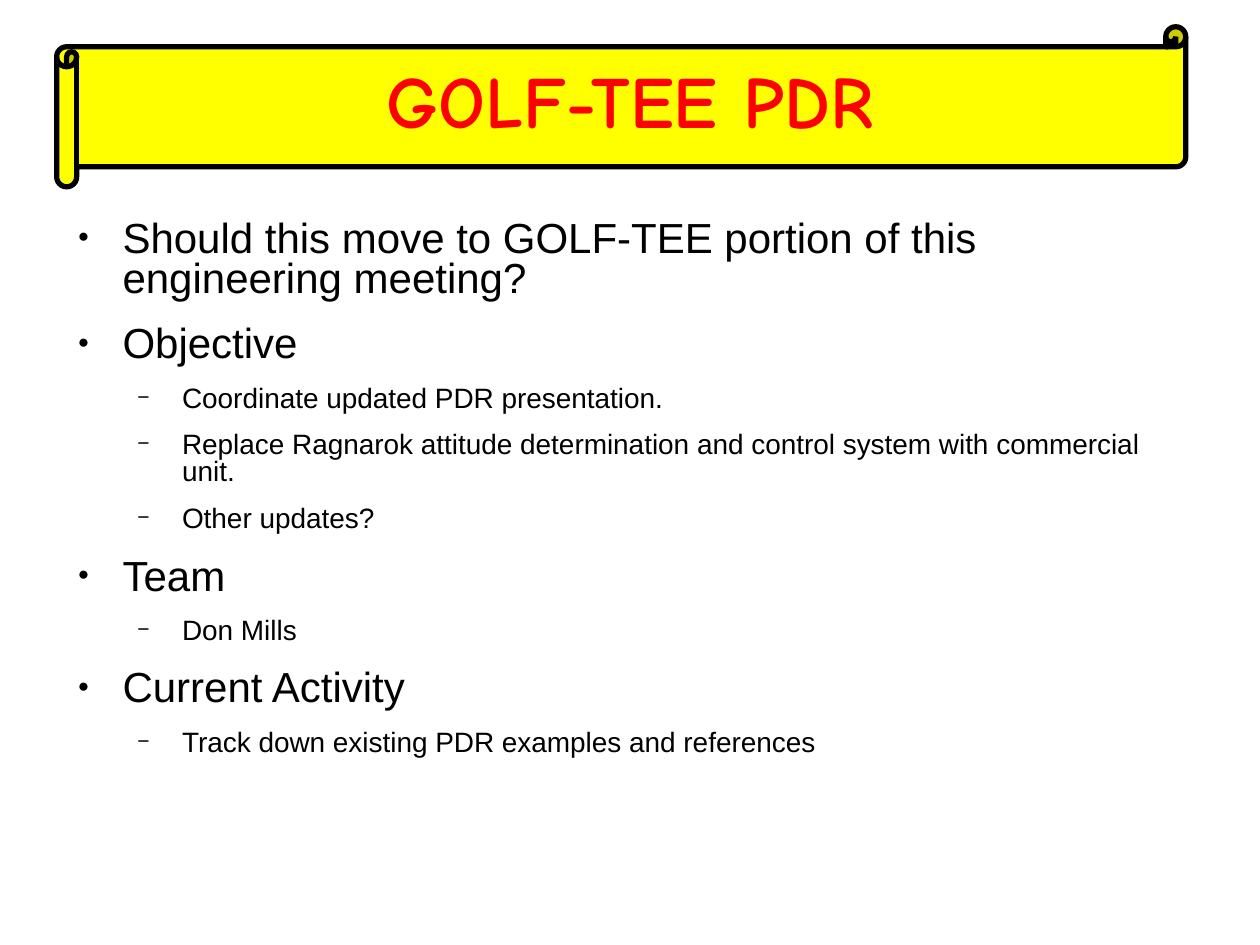
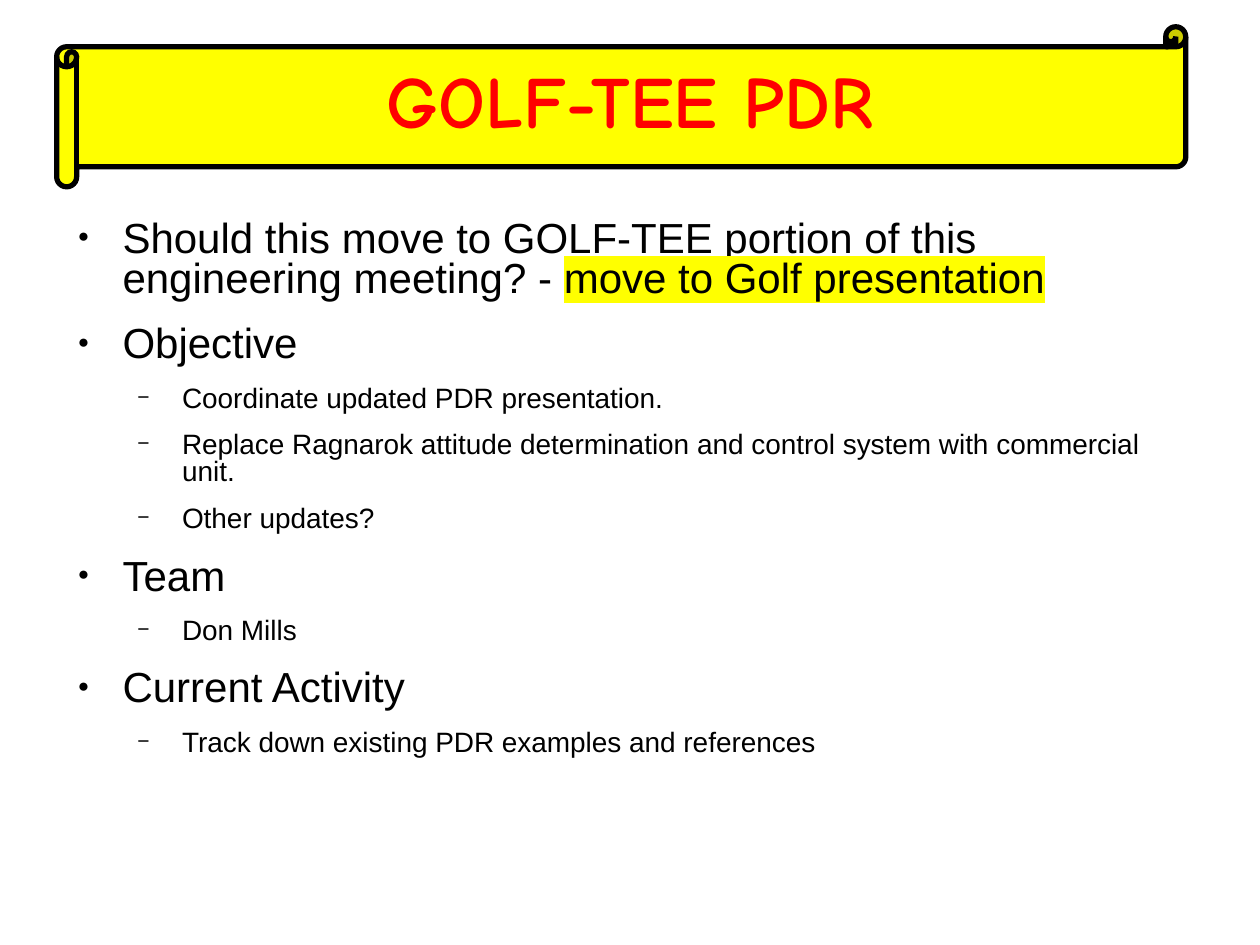
Before and after one commit to AMSAT-NA/fox-plus, a slide deck: slide 6 of weekly_engineering_meetings/2023-04-19/ASCENT-FOX+ Slide.odp. Drawn at 1260x945 pixels with LibreOffice and Linux fonts; fonts in the diff are those of the drawing. Boxes give left, top, right and bottom in pixels: in the first picture for what was removed or moved away, otherwise in the second. Text is boxed around its words. In the diff, an @@ line names an element or a change of style, - is before the commit and + after.

Commit message:
Update weekly engineering presentations

```diff
--- a/weekly_engineering_meetings/2023-04-19/ASCENT-FOX+ Slide.odp
+++ b/weekly_engineering_meetings/2023-04-19/ASCENT-FOX+ Slide.odp
@@ text at [123,222,1044,302]: text changed @@
-● Should this move to GOLF-TEE portion of this engineering meeting?
+● Should this move to GOLF-TEE portion of this engineering meeting? - move to Golf presentation
```
Also in this commit, not shown: 2 other slides changed, 2 other files.
